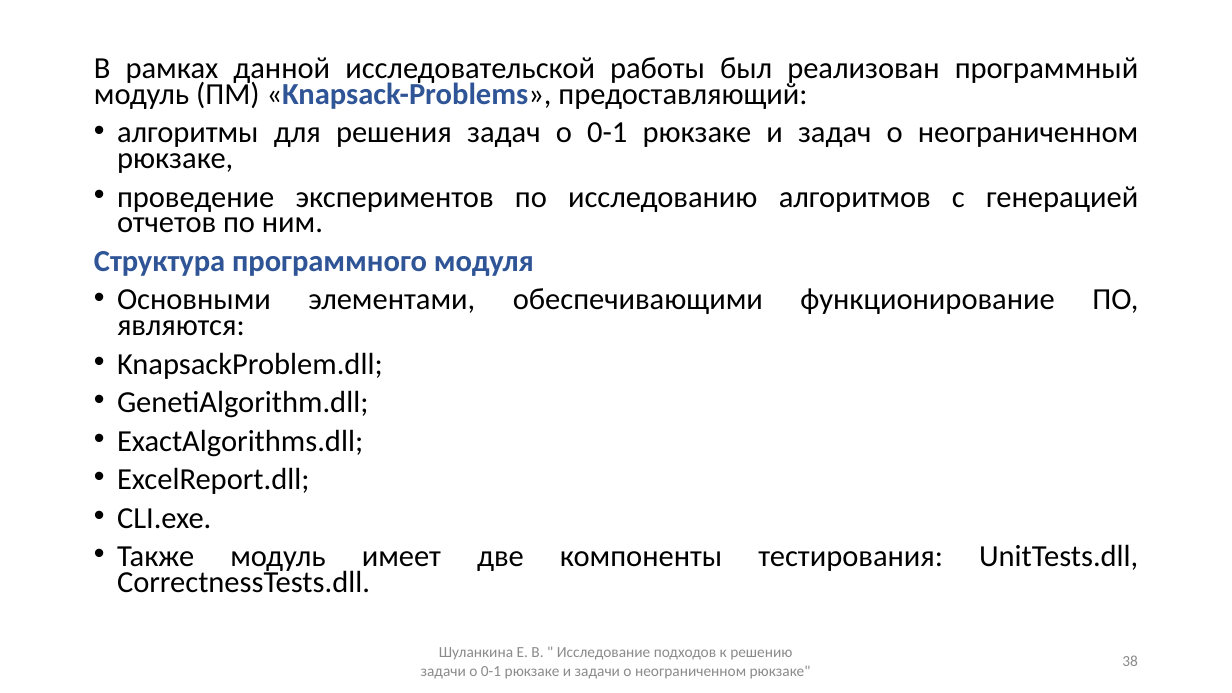
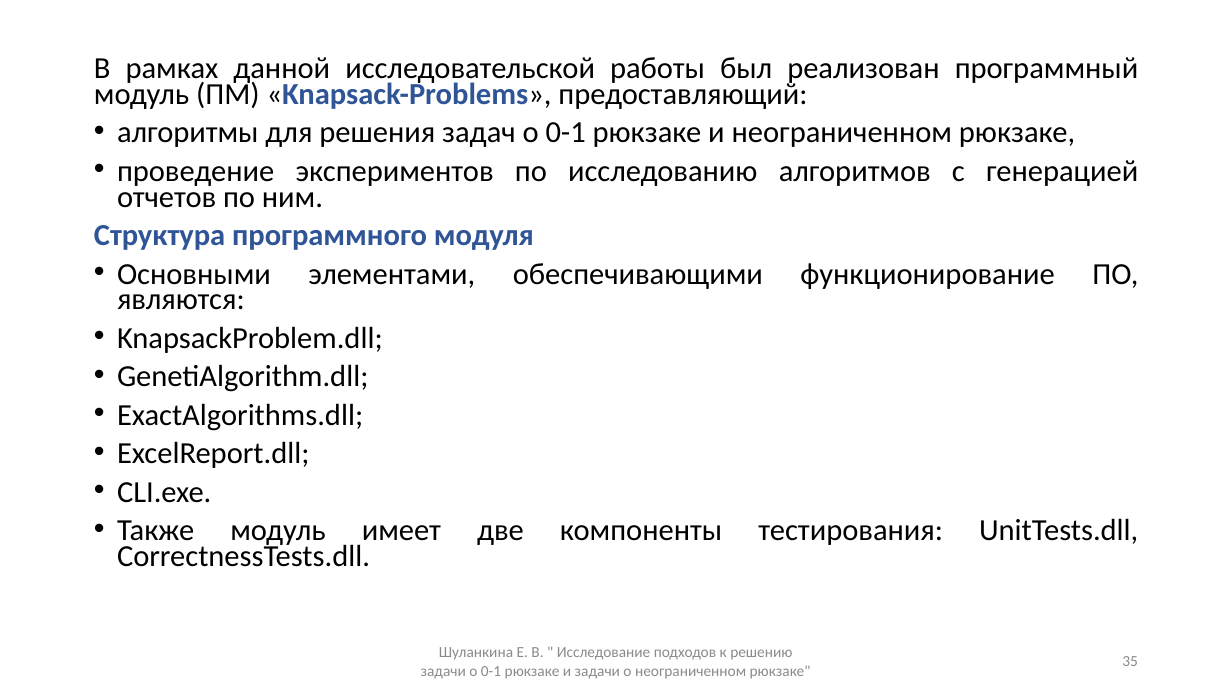
Before and after one commit to ElizJogar/Knapsack-Problems, a slide deck: slide 35 of docs/master_diploma.pptx (slide 38 before the commit). Drawn at 1232x693 pixels with LibreOffice and Linux fonts; fonts in the diff are those of the drawing. Boxes give left, top, right and bottom in pixels: in the first picture for what was removed or moved away, otherwise in the second. Text is boxed around its words. In the diff, an @@ line names an element or a change of style, - is before the commit and + after.

```diff
--- a/docs/master_diploma.pptx
+++ b/docs/master_diploma.pptx
@@ text at (117,122,1075,147): text changed @@
-• алгоритмы для решения задач о 0-1 рюкзаке и задач о неограниченном рюкзаке,
+• алгоритмы для решения задач о 0-1 рюкзаке и неограниченном рюкзаке,
@@ page number at (1122,656,1138,666): text changed @@
-38
+35
```
Also in this commit, not shown: 8 other slides changed, 4 slides added, 3 slides removed, 2 other files.
